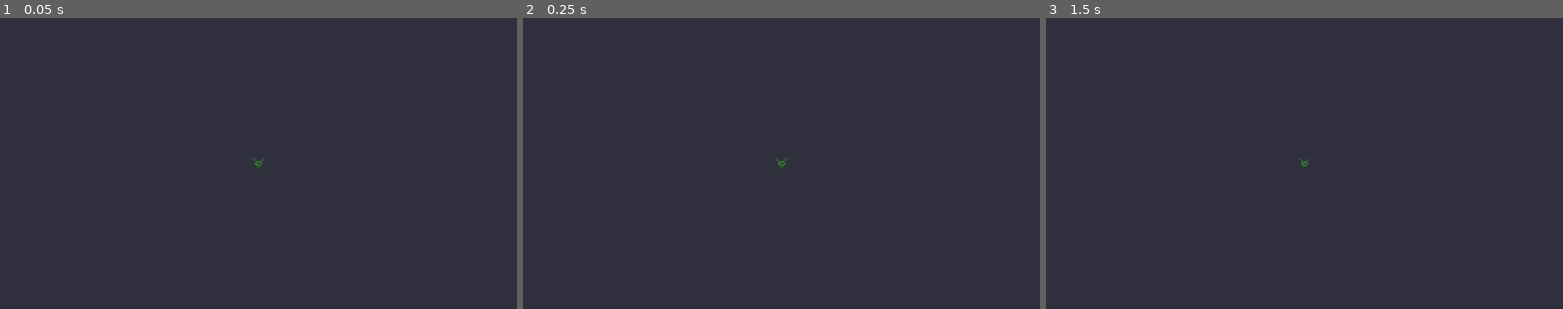
Above: before the commit, frames 1-3 (left to right).
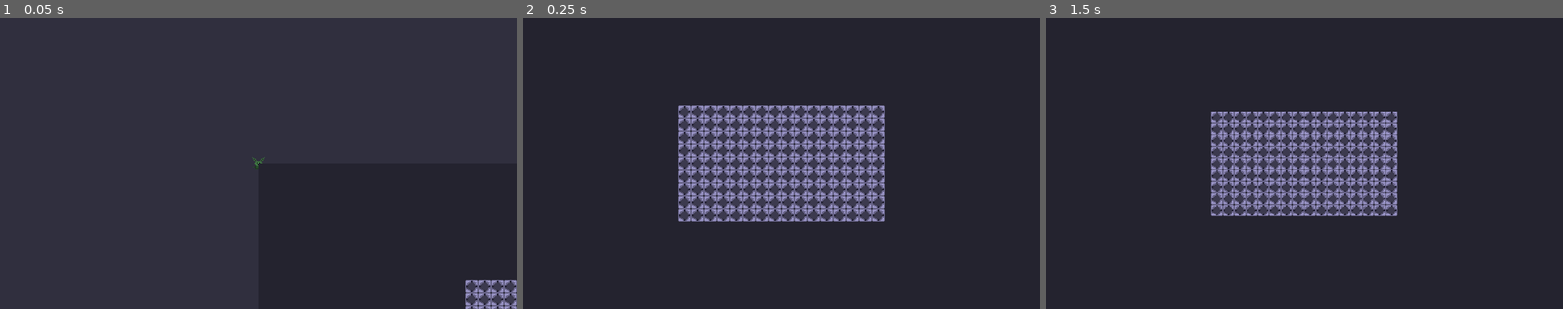
Above: after the commit, the same moments.

Repository: FVT34U/grinding_rooms
Game: Godot game, scene res://map/game_map.tscn
Same seed, same stepped clock (60 frames per second), same inputs: the game is played once before the commit and once after it.
Inputs (mouse positions are in pixels of both pictures, inside the frame that each line leads up to):
- Up to frame 1 (0.05 s): no input
- Up to frame 2 (0.25 s): no input
- Up to frame 3 (1.5 s): tap Enter at 0.5 s; move the mouse to (1418, 148) at 0.52 s; tap Middle mouse button (middle_mouse) at 0.6 s; tap Space at 1.25 s; move the mouse to (1201, 178) at 1.27 s; tap Mouse wheel down (scroll_down) at 1.35 s

The runs differ from the first frame. In frame 1, 0.6% of the frame differs, in the area x 50-100%, y 50-100%; in frame 2, 9.6%, in the area x 30-70%, y 30-70%; in frame 3, 7.8%.
Error before the commit: Parse Error: Identifier "CharacteristicsNames" not declared in the current scope. (res://globals/global_parameters.gd:53)

Commit message:
new calculations (damage), stats naming rework

Diff:
--- a/components/stats/stats_component.gd
+++ b/components/stats/stats_component.gd
@@ -3,27 +3,35 @@
 
 var _strength: int = 1
 var strength: int:
-	get: return _modify_main_stat(Globals.StatNames.strength)
+	get: return _modify_attribute(Globals.StatNames.strength)
 
 var _agility: int = 1
 var agility: int:
-	get: return _modify_main_stat(Globals.StatNames.agility)
+	get: return _modify_attribute(Globals.StatNames.agility)
 
 var _intelligence: int = 1
 var intelligence: int:
-	get: return _modify_main_stat(Globals.StatNames.intelligence)
+	get: return _modify_attribute(Globals.StatNames.intelligence)
 
 var _faith: int = 1
 var faith: int:
-	get: return _modify_main_stat(Globals.StatNames.faith)
+	get: return _modify_attribute(Globals.StatNames.faith)
 
 var _luck: int = 1
 var luck: int:
-	get: return _modify_main_stat(Globals.StatNames.luck)
+	get: return _modify_attribute(Globals.StatNames.luck)
 
 var _melee_damage: int = 1
 var melee_damage: int:
 	get: return _calculate_melee_damage()
+
+var _range_damage: int = 1
+var range_damage: int:
+	get: return _calculate_range_damage()
+
+var _magic_damage: int = 1
+var magic_damage: int:
+	get: return _calculate_magic_damage()
 
 var stats_modifiers: Array[StatModifier] = []
 
@@ -45,12 +53,12 @@
 
 
 ## strength, agility, intelligence, faith, luck and other like this in the future
-func _modify_main_stat(stat: Globals.StatNames) -> int:
-	var stat_str = Globals.stat_to_str(stat)
+func _modify_attribute(stat: Globals.StatNames) -> int:
+	var stat_str = Globals.stat_str_name(stat)
 	var result = float(get("_" + stat_str))
 
 	for mod in stats_modifiers:
-		if Globals.stat_to_str(mod.stat_name) != stat_str:
+		if Globals.stat_str_name(mod.stat_name) != stat_str:
 			continue
 		match mod.modifier_type:
 			StatModifier.ModifierType.flat:
@@ -61,17 +69,46 @@
 	return round(result)
 
 
-func _modify_stat(stat: Globals.CharacteristicNames) -> int:
-	var stat_str = Globals.char_to_str(stat)
+func _modify_characteritic(stat: Globals.StatNames) -> int:
+	var stat_str = Globals.stat_str_name(stat)
 	var result = float(get("_" + stat_str))
-	return round(result)
+
+	for mod in stats_modifiers:
+		if Globals.stat_str_name(mod.stat_name) != stat_str:
+			continue
+		match mod.modifier_type:
+			StatModifier.ModifierType.flat:
+				result = result + mod.modifier_value
+			StatModifier.ModifierType.percent:
+				result = result + result / 100 * mod.modifier_value
+
+	return roundi(result)
 
 
 func _calculate_melee_damage() -> int:
+	var rng = Globals.get_rng()
+
+	return roundi(
+		(
+			strength * 2 + \
+			agility * 1.5 + \
+			_modify_characteritic(Globals.StatNames.melee_damage)
+		) * \
+		(1 + luck / 100 * rng.randi_range(-1, 1))
+	)
+
+
+func _calculate_range_damage() -> int:
 	return \
-		strength * 2 + \
-		roundi(agility * 1.5) + \
-		_modify_stat(Globals.CharacteristicNames.melee_damage) # TODO: rework...
+		agility * 2 + \
+		roundi(strength * 1.5) + \
+		_modify_characteritic(Globals.StatNames.range_damage)
+
+
+func _calculate_magic_damage() -> int:
+	return \
+		intelligence * 3 + \
+		_modify_characteritic(Globals.StatNames.magic_damage)
 
 
 func get_stats_dict() -> Dictionary:
@@ -81,4 +118,5 @@
 		"intelligence": intelligence,
 		"faith": faith,
 		"luck": luck,
+		"melee_damage": melee_damage
 	}
--- a/globals/global_parameters.gd
+++ b/globals/global_parameters.gd
@@ -8,6 +8,14 @@
 
 ## use "default" for full random, use anything else for reproducable random
 var rng_seed = "default"
+
+
+func get_rng() -> RandomNumberGenerator:
+	var rng = RandomNumberGenerator.new()
+	if Globals.rng_seed != "default":
+		rng.seed = Globals.rng_seed
+	return rng
+
 
 enum ClassNames {
 	knight,
@@ -23,15 +31,13 @@
 var class_warrior = preload("res://resources/classes/class_warrior.tres")
 var class_priest = preload("res://resources/classes/class_priest.tres")
 
+
 enum StatNames {
 	strength,
 	agility,
 	intelligence,
 	faith,
 	luck,
-}
-
-enum CharacteristicNames {
 	hp,
 	mp,
 	melee_damage,
@@ -45,9 +51,5 @@
 }
 
 
-func stat_to_str(stat: StatNames) -> String:
+func stat_str_name(stat: StatNames) -> String:
 	return StatNames.keys()[stat]
-
-
-func char_to_str(stat: CharacteristicNames) -> String:
-	return CharacteristicsNames.keys()[stat]
Not shown, added: player/player.tscn395987923.tmp
Not shown, added: player/player.tscn419648265.tmp
Not shown, added: player/player.tscn8969941749.tmp
